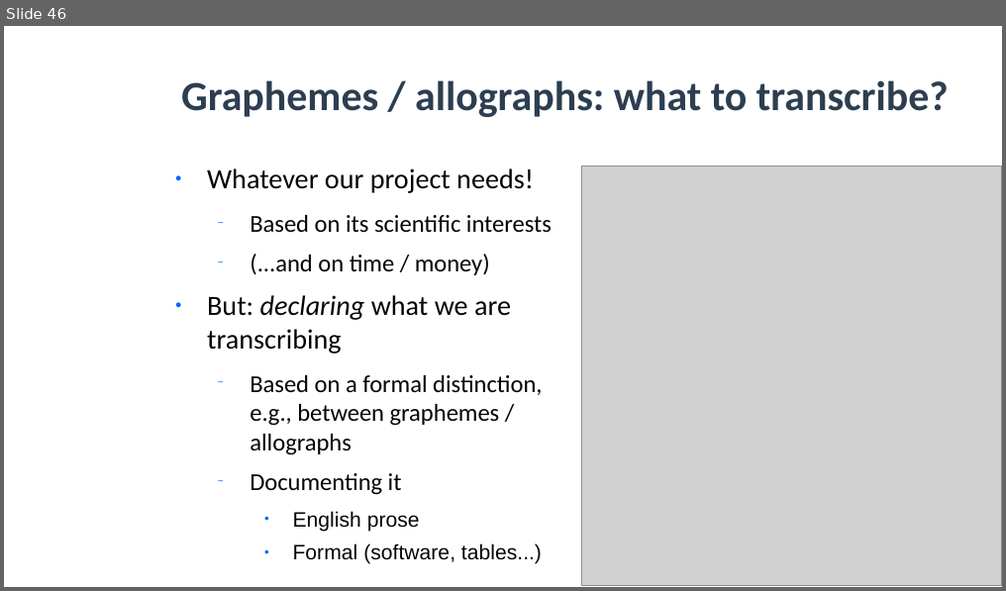
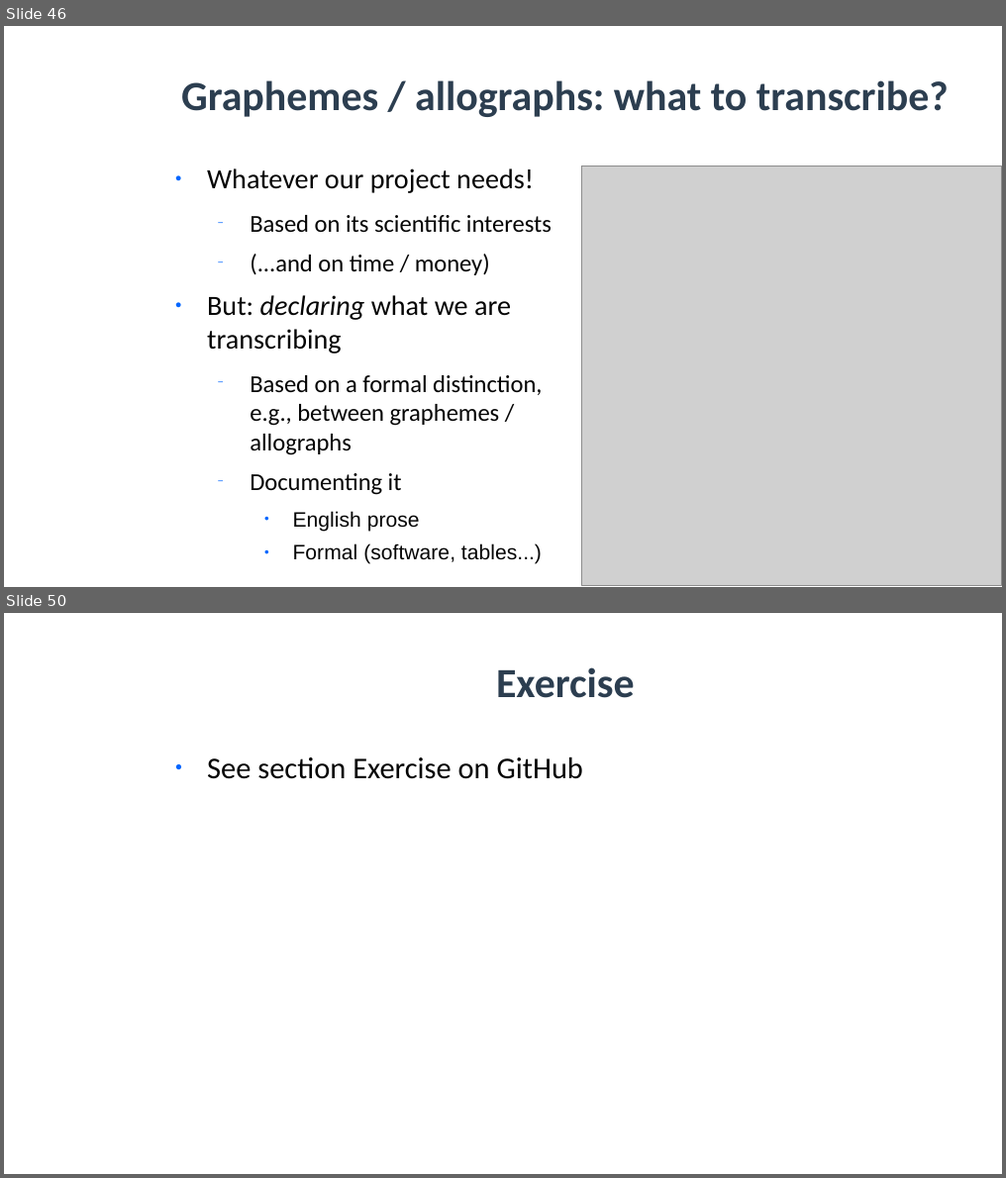
Before and after one commit to SunoikisisDC/SunoikisisDC-2021-2022, a slide deck: Summer/Session3_Monella.odp. Shown one above the other, each under a label of ours: slide 46 before the commit, slides 46 and 50 after it; the slides between them are not shown. The pictures are 1006x591 and 1006x1178 pixels, drawn with LibreOffice and Linux fonts; fonts in the diff are those of the drawing; grey boxes stand for pictures; background and template pictures are left out. Boxes give left, top, right and bottom in pixels: in the first picture for what was removed or moved away, otherwise in the second. Text is boxed around its words. In the diff, an @@ line names an element or a change of style, - is before the commit and + after.

Commit message:
Add link to exercise

```diff
--- a/Summer/Session3_Monella.odp
+++ b/Summer/Session3_Monella.odp
@@ slide 50 added at box(4, 613, 1002, 1174), background picture (left out) @@
@@ title added at box(496, 667, 635, 698), 33 pt, text #2C3E50, bold @@
+Exercise
@@ text added at box(207, 757, 583, 779), 24 pt, text #050505 @@
+● See section Exercise on GitHub
```
Also in this commit, not shown: 3 other slides added, 1 other file.
